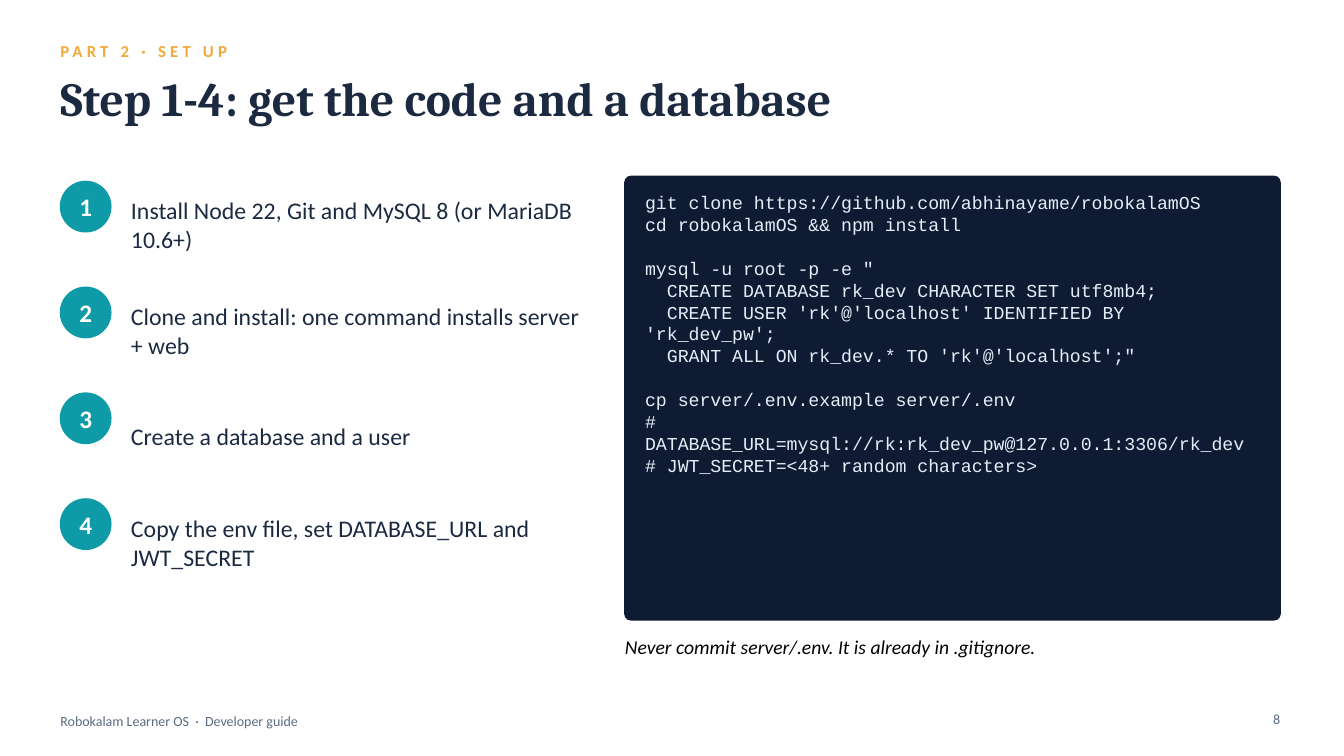
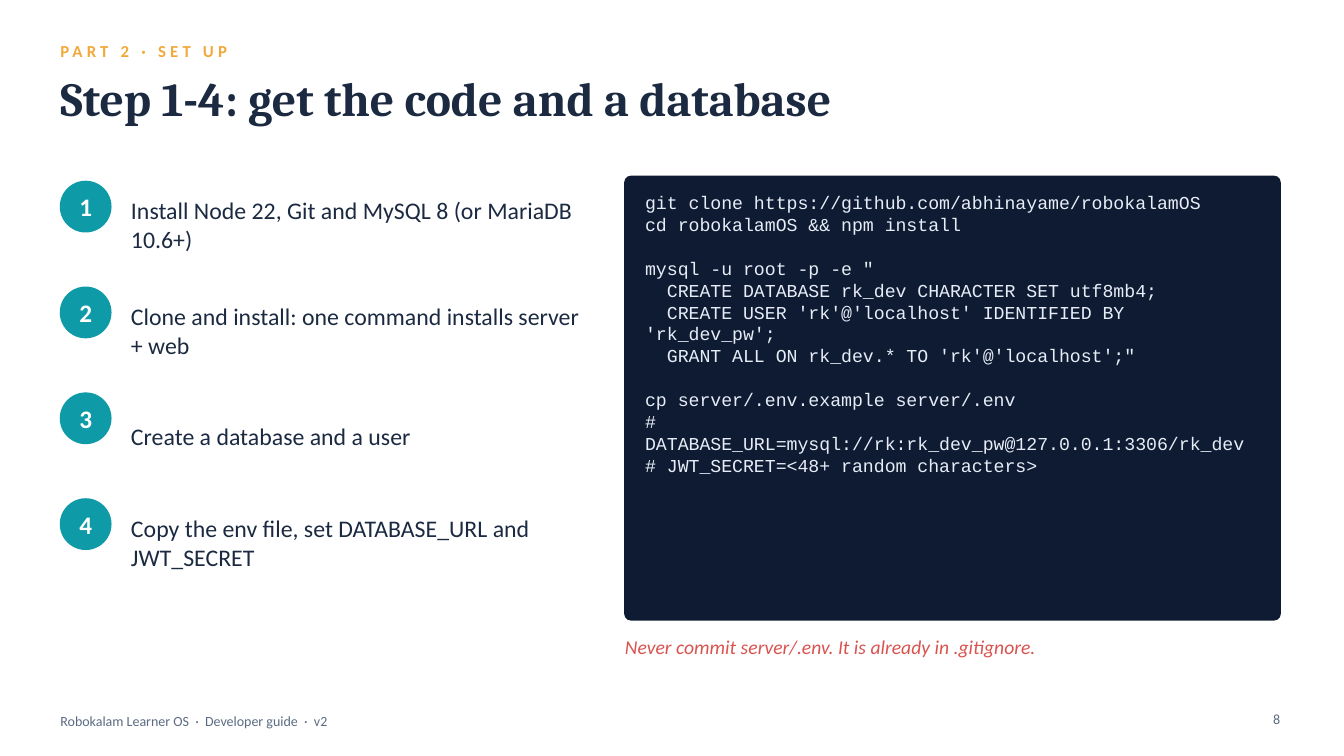
Before and after one commit to abhinayame/robokalamOS, a slide deck: slide 8 of docs/Robokalam-Learner-OS-Developer-Guide.pptx. Drawn at 1344x756 pixels with LibreOffice and Linux fonts; fonts in the diff are those of the drawing. Boxes give left, top, right and bottom in pixels: in the first picture for what was removed or moved away, otherwise in the second. Text is boxed around its words. In the diff, an @@ line names an element or a change of style, - is before the commit and + after.

```diff
--- a/docs/Robokalam-Learner-OS-Developer-Guide.pptx
+++ b/docs/Robokalam-Learner-OS-Developer-Guide.pptx
@@ text "Never commit server/.env. It is ..." at [625, 640, 1036, 658]: text colour #000000 to #D9534F @@
@@ text at [60, 716, 327, 729]: text changed @@
-Robokalam Learner OS · Developer guide
+Robokalam Learner OS · Developer guide · v2
```
Also in this commit, not shown: 27 other slides changed, 9 slides added, 4 other files.
